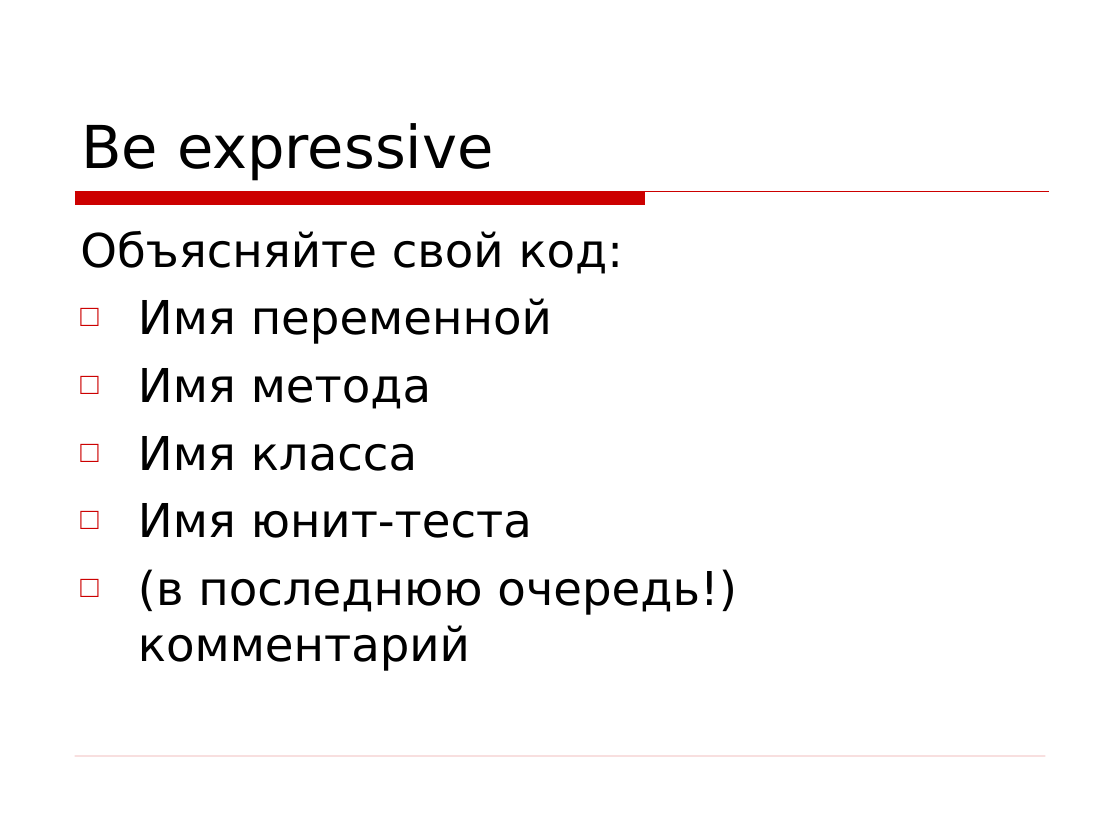
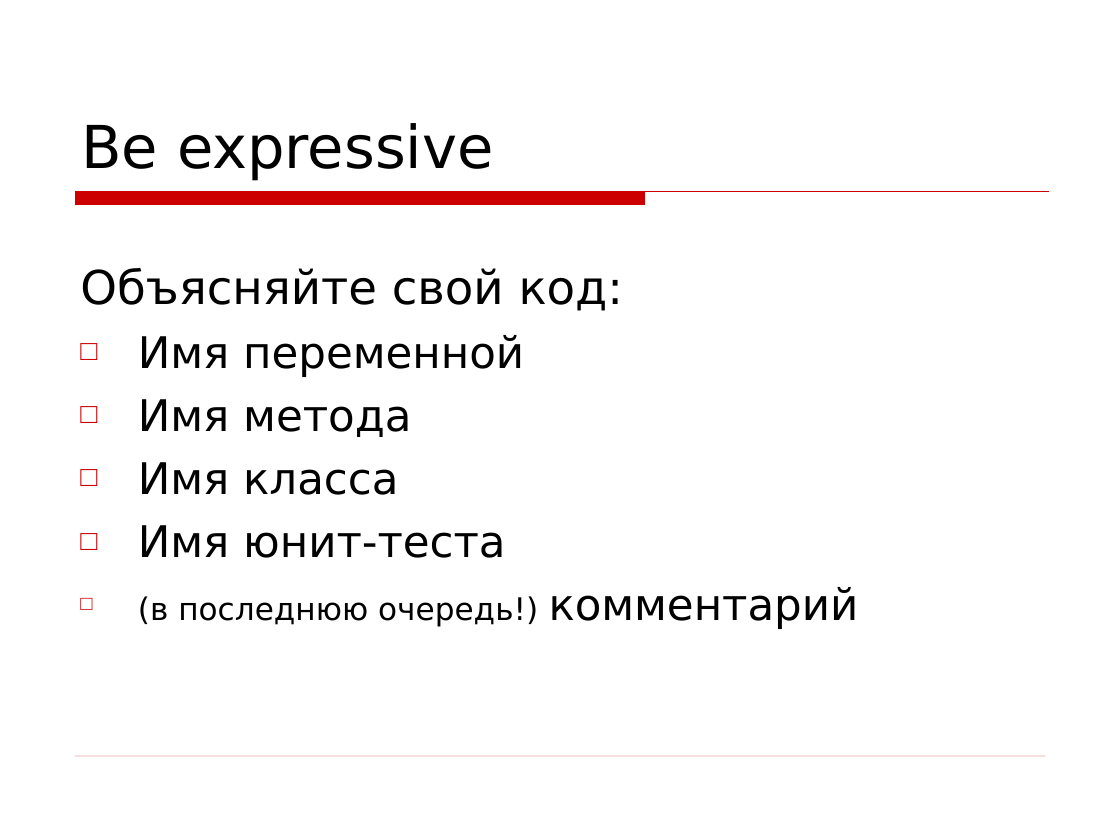
Before and after one commit to asolntsev/presentations, a slide deck: slide 14 of wtf-code/WTF_code.jug-lv.ru.ppt. Drawn at 1120x840 pixels with LibreOffice and Linux fonts; fonts in the diff are those of the drawing; background and template pictures are left out. Boxes give left, top, right and bottom in pixels: in the first picture for what was removed or moved away, otherwise in the second. Text is boxed around its words. In the diff, an @@ line names an element or a change of style, - is before the commit and + after.

```diff
--- a/wtf-code/WTF_code.jug-lv.ru.ppt
+++ b/wtf-code/WTF_code.jug-lv.ru.ppt
@@ text "Объясняйте свой код:": place and size @@
-text "Объясняйте свой код:" at [80,231,737,671]
+text "Объясняйте свой код:" at [80,268,859,629]
@@ text at [138,335,859,629]: size 30 to 28 pt in "Имя переменной", "Имя метода", "Имя класса", "Имя юнит-теста" and 1 more places; size 30 to 20 pt in "(в последнюю очередь!)" @@
```
Also in this commit, not shown: 1 slide added, 1 other file.
